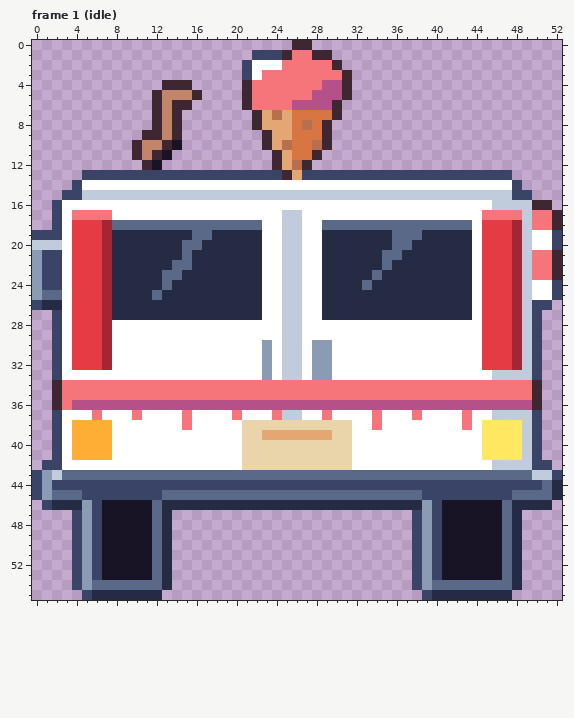
Pixel-art file: art/depths/ice-cream-truck@94.aseprite. Above: the version before the commit.
53x56 pixels, 6 frames. Shown: frame 1 (idle). The commit also changed other frames, which this record leaves out.
The result:
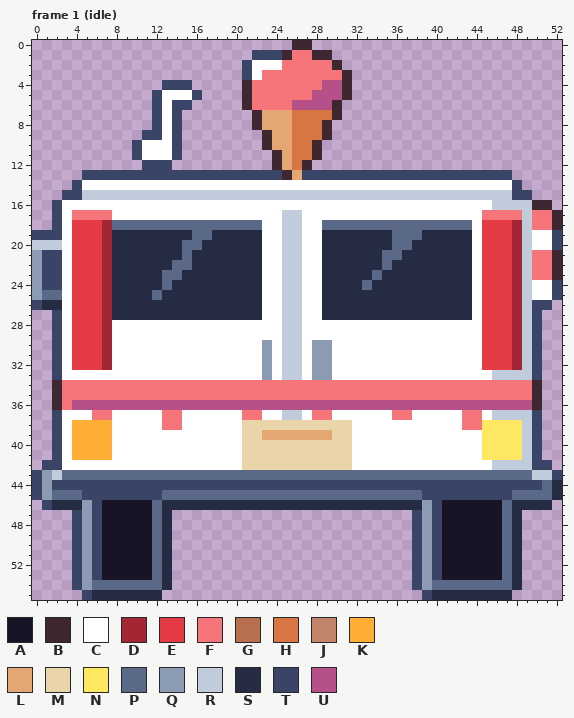
Palette (. is transparent): A #181425  B #3e2731  C #ffffff  D #a22633  E #e43b44  F #f6757a  G #b86f50  H #d77643  J #c28569  K #feae34  L #e4a672  M #ead4aa  N #fee761  P #5a6988  Q #8b9bb4  R #c0cbdc  S #262b44  T #3a4466  U #b55088
Changes in this commit:
Frame 1 (idle):
y 4: x 13..15 BBB -> TTT
y 5: x 12..16 BJJJB -> TCCCT
y 6: x 12..15 BJBB -> TCTT
y 7: x 12..14 BJB -> TCT; x 24 G -> L
y 8: x 12..14 BJB -> TCT; x 27 G -> H
y 9: x 11..14 BBJB -> TTCT
y 10: x 10..14 BJJBA -> TCCCT; x 25 G -> L; x 28..29 GB -> B.
y 11: x 10..14 BJBA. -> TCCCT
y 12: x 11..13 BA. -> TTT; x 26 G -> H
y 37: x 7 C -> F; x 10 F -> C; x 13..15 CCF -> FFC; x 20..22 FCC -> CFF; x 24 F -> C; x 28 C -> F; x 34 F -> C; x 36..38 CCF -> FFC; x 44 C -> F
y 38: x 13..15 CCF -> FFC; x 34 F -> C; x 44 C -> F
